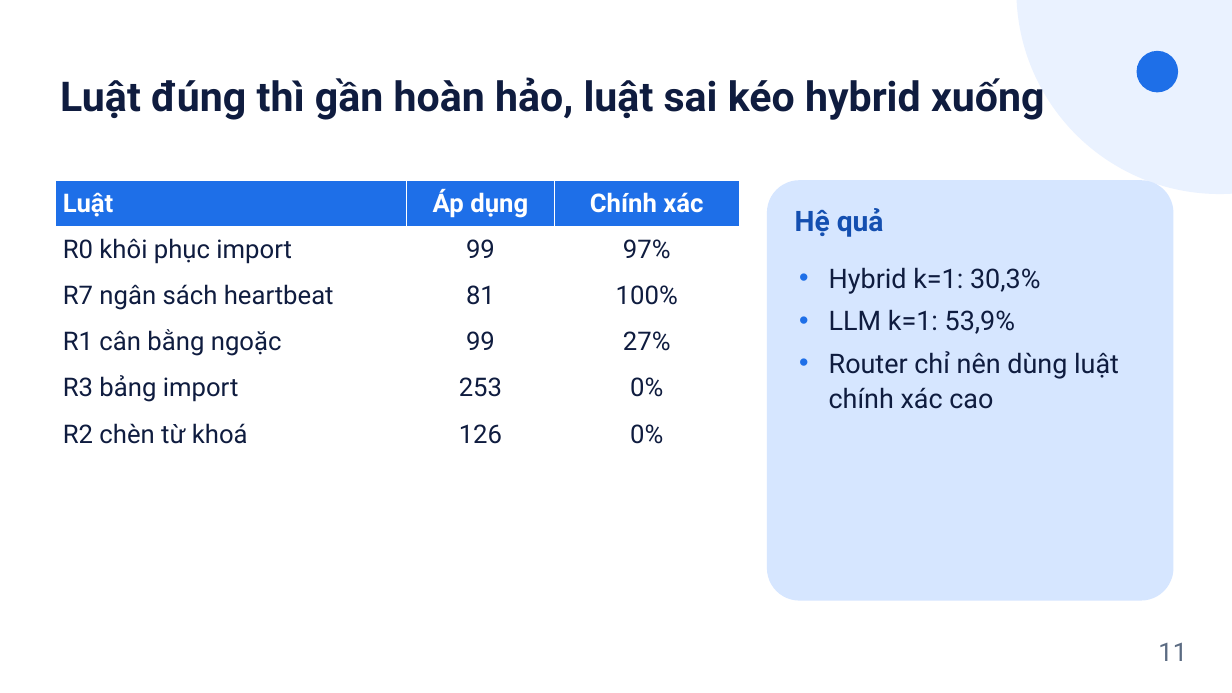
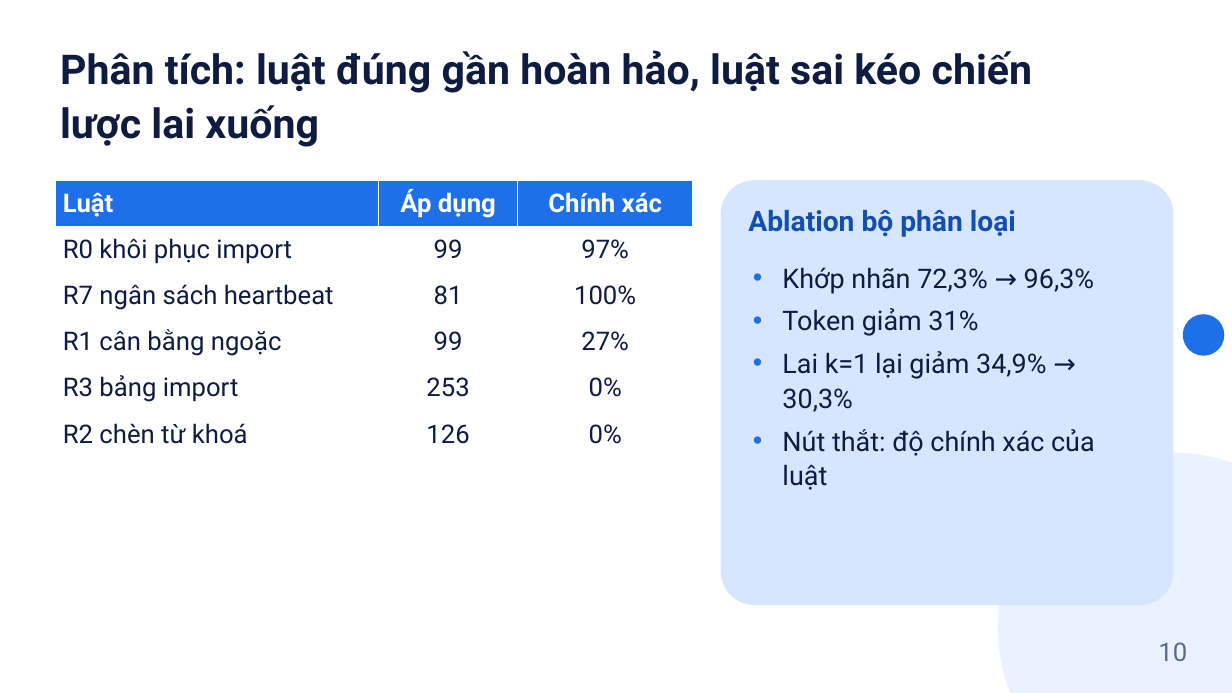
Before and after one commit to tamdv/ai4math-verifier-guided-repair, a slide deck: slide 10 of slides/Slides_Nhom6_VerifierRepair.pptx (slide 11 before the commit). Drawn at 1232x693 pixels with LibreOffice and Linux fonts; fonts in the diff are those of the drawing. Boxes give left, top, right and bottom in pixels: in the first picture for what was removed or moved away, otherwise in the second. Text is boxed around its words. In the diff, an @@ line names an element or a change of style, - is before the commit and + after.

```diff
--- a/slides/Slides_Nhom6_VerifierRepair.pptx
+++ b/slides/Slides_Nhom6_VerifierRepair.pptx
@@ text at (60,50,1033,147): text changed @@
-Luật đúng thì gần hoàn hảo, luật sai kéo hybrid xuống
+Phân tích: luật đúng gần hoàn hảo, luật sai kéo chiến lược lai xuống
@@ table: place and size @@
-table at (55,180,739,457)
+table at (55,180,693,457)
@@ rounded rectangle: place and size @@
-rounded rectangle at (767,180,1174,601)
+rounded rectangle at (721,180,1174,605)
@@ text removed at (795,208,884,237) @@
-Hệ quả
@@ text added at (748,210,1016,237), 22 pt, text #144FB0, bold @@
+Ablation bộ phân loại
@@ text at (782,267,1095,490): text changed @@
-• Hybrid k=1: 30,3%
-• LLM k=1: 53,9%
-• Router chỉ nên dùng luật chính xác cao
+• Khớp nhãn 72,3% → 96,3%
+• Token giảm 31%
+• Lai k=1 lại giảm 34,9% → 30,3%
+• Nút thắt: độ chính xác của luật
@@ ellipse: place and size @@
-ellipse at (1137,51,1178,92)
+ellipse at (1183,314,1225,356)
@@ ellipse: place and size @@
-ellipse at (1017,0,1232,194)
+ellipse at (998,453,1232,693)
@@ text at (1158,642,1187,661): text changed @@
-11
+10
```
Also in this commit, not shown: 11 other slides changed, 3 slides added, 4 slides removed, 6 other files.
